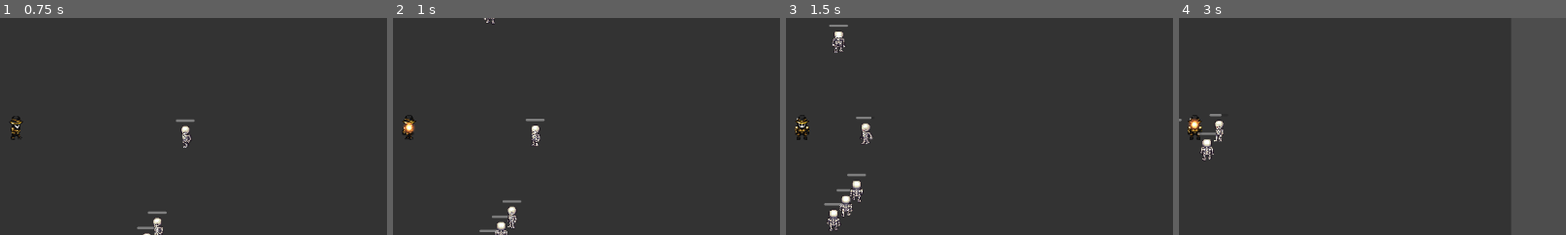
Above: before the commit, frames 1-4 (left to right).
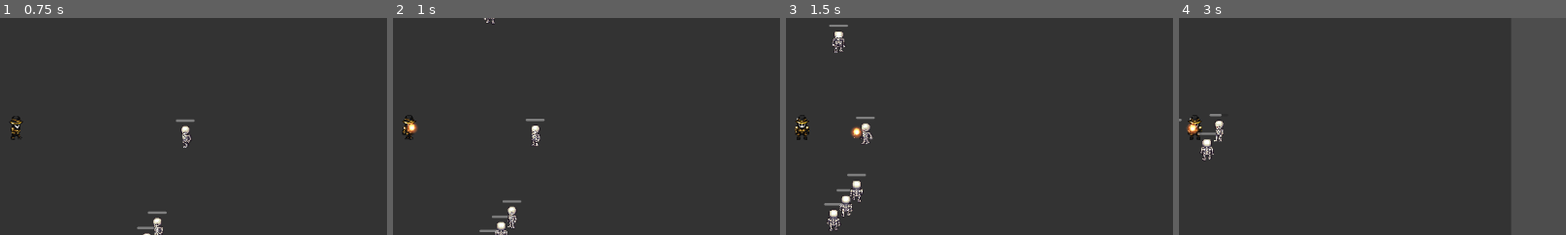
Above: after the commit, the same moments.

Repository: ondrajasnik/RocnikovyProjekt
Game: Godot game, scene res://scenes/main.tscn
Same seed, same stepped clock (60 frames per second), same inputs: the game is played once before the commit and once after it.
Inputs (mouse positions are % of the whole screen's width and height, from its top left):
- Up to frame 1 (0.75 s): move the mouse to (72, 45) at 0.52 s; hold Right (ui_right) from 0.53 s (still down); click (72, 45) at 0.67 s
- Up to frame 2 (1 s): keep holding Right (ui_right)
- Up to frame 3 (1.5 s): release Right (ui_right) at 1.25 s; drag from (30, 55) to (49, 17) at 1.27 s
- Up to frame 4 (3 s): move the mouse to (60, 28) at 2.02 s; hold Right (ui_right) 2.03-2.75 s; drag from (45, 70) to (42, 38) at 2.77 s
The pictures show only the part of the screen within x 48-98%, y 25-75%; the shares and areas given below are measured in that part.

Frame 1 is identical in both runs. In frame 2, 0.1% of the frame differs, in the area x 2-7%, y 48-54%; in frame 3, 0.1%; in frame 4, 0.2%, in the area x 2-6%, y 45-54%.

Commit message:
Add projectile homing system and fix duplicate kills bug

Diff:
--- a/scripts/enemy.gd
+++ b/scripts/enemy.gd
@@ -22,6 +22,7 @@
 var player = null
 var attack_timer: float = 0.0
 var is_attacking: bool = false
+var is_dead: bool = false  # PŘIDÁNO - zabráni duplikátům kills
 
 # Načti scénu orbu
 var orb_scene = preload("res://scenes/orb.tscn")
@@ -51,6 +52,9 @@
 	attack_speed = base_attack_speed * difficulty_multiplier
 
 func _physics_process(delta):
+	if is_dead:  # PŘIDÁNO - pokud je mrtvý, nedělej nic
+		return
+
 	# Pokus najít hráče, pokud není nastaven
 	if not player:
 		player = get_tree().root.find_child("PlayerMage", true, false)
@@ -127,6 +131,9 @@
 		is_attacking = false
 
 func take_damage(amount):
+	if is_dead:  # PŘIDÁNO - pokud už je mrtvý, ignoruj další damage
+		return
+
 	current_hp -= amount
 	_update_health_bar()
 
@@ -148,9 +155,14 @@
 	_apply_difficulty()
 
 func die():
+	if is_dead:  # PŘIDÁNO - pokud už zemřel, nevolej znovu
+		return
+
+	is_dead = true  # PŘIDÁNO - označ jako mrtvý
+
 	print("Enemy died!")
 
-	# Přičti kill hráči
+	# Přičti kill hráči - POUZE JEDNOU
 	if player and is_instance_valid(player) and player.has_method("add_kill"):
 		player.add_kill()
 
@@ -162,10 +174,10 @@
 	var exp_orb = orb_scene.instantiate()
 	exp_orb.position = global_position
 	exp_orb.set_orb_type(exp_orb.OrbType.EXP, int(10 * difficulty_multiplier))
-	get_parent().add_child(exp_orb)
+	get_parent().call_deferred("add_child", exp_orb)  # PŘIDÁNO call_deferred
 
 	# Gold orb
 	var gold_orb = orb_scene.instantiate()
 	gold_orb.position = global_position + Vector2(randf_range(-20, 20), randf_range(-20, 20))
 	gold_orb.set_orb_type(gold_orb.OrbType.GOLD, int(5 * difficulty_multiplier))
-	get_parent().add_child(gold_orb)
+	get_parent().call_deferred("add_child", gold_orb)  # PŘIDÁNO call_deferred
--- a/scripts/mage.gd
+++ b/scripts/mage.gd
@@ -121,48 +121,60 @@
 		_shoot_projectiles()
 
 func _shoot_projectiles():
-	# Najdi nejbližšího nepřítele v dosahu
-	var nearest_enemy = _find_nearest_enemy()
-
-	if not nearest_enemy:
+	# Najdi nejbližší nepřátele (tolik kolik máme projektilů)
+	var nearest_enemies = _find_nearest_enemies(projectile_count)
+
+	if nearest_enemies.size() == 0:
 		return  # Žádný nepřítel v dosahu
 
-	# Směr k nepříteli
-	var direction_to_enemy = (nearest_enemy.global_position - global_position).normalized()
-
-	# Vystřel projectile_count projektilů
+	# Vystřel projektil na každého nepřítele
 	for i in range(projectile_count):
 		var projectile = projectile_scene.instantiate()
 		projectile.position = global_position
 
-		# Pokud je víc projektilů, rozestři je do vějíře
-		var angle_offset = 0.0
-		if projectile_count > 1:
-			var spread_angle = 30.0  # Úhel rozestupu ve stupních
-			angle_offset = (i - (projectile_count - 1) / 2.0) * spread_angle
-
-		projectile.direction = direction_to_enemy.rotated(deg_to_rad(angle_offset))
+		# Pokud máme dost nepřátel, každý projektil jde na jiného
+		var target_enemy = nearest_enemies[i % nearest_enemies.size()]
+		var direction_to_enemy = (target_enemy.global_position - global_position).normalized()
+
+		projectile.direction = direction_to_enemy
+		projectile.target_enemy = target_enemy  # NOVÉ - přiřaď cíl
 		projectile.damage = damage
 		projectile.lifesteal_percent = lifesteal
 		projectile.owner_mage = self
 		projectile.scale = Vector2(projectile_size, projectile_size)
 		get_parent().add_child(projectile)
 
-func _find_nearest_enemy():
+func _find_nearest_enemies(count: int) -> Array:
 	var enemies = get_tree().get_nodes_in_group("enemies")
-	var nearest_enemy = null
-	var nearest_distance = attack_range
-
+	var valid_enemies = []
+
+	# Filtruj platné nepřátele v dosahu
 	for enemy in enemies:
 		if not is_instance_valid(enemy):
 			continue
 
 		var distance = global_position.distance_to(enemy.global_position)
-		if distance < nearest_distance:
-			nearest_distance = distance
-			nearest_enemy = enemy
-
-	return nearest_enemy
+		if distance <= attack_range:
+			valid_enemies.append({
+				"enemy": enemy,
+				"distance": distance
+			})
+
+	# Seřaď podle vzdálenosti (nejbližší první)
+	valid_enemies.sort_custom(func(a, b): return a.distance < b.distance)
+
+	# Vrať jen enemy objekty (max 'count' nepřátel)
+	var result = []
+	for i in range(min(count, valid_enemies.size())):
+		result.append(valid_enemies[i].enemy)
+
+	return result
+
+func _find_nearest_enemy():
+	var enemies = _find_nearest_enemies(1)
+	if enemies.size() > 0:
+		return enemies[0]
+	return null
 
 func _regenerate_hp(delta):
 	current_hp = min(current_hp + hp_regen * delta, max_hp)
--- a/scripts/projectile.gd
+++ b/scripts/projectile.gd
@@ -1,36 +1,38 @@
 extends Area2D
 
-var speed: float = 400.0
-var direction: Vector2 = Vector2.RIGHT
-var damage: int = 10
-var lifesteal_percent: float = 0.0
+var direction = Vector2.RIGHT
+var speed = 350.0
+var damage = 10
+var lifetime = 3.0
+var lifesteal_percent = 0.0
 var owner_mage = null
 
-@onready var sprite = $Sprite2D
-@onready var lifetime_timer = $Lifetime
+# NOVÉ - tracking systém
+var target_enemy = null
+var homing_strength = 5.0  # Síla navádění (vyšší = ostřejší zatáčky)
 
 func _ready():
     body_entered.connect(_on_body_entered)
-    lifetime_timer.timeout.connect(_on_lifetime_timeout)
 
-    # Rotace fireballu podle směru letu
-    rotation = direction.angle()
+func _process(delta):
+    # Pokud máme cíl a je stále platný, sleduj ho
+    if target_enemy and is_instance_valid(target_enemy):
+        var desired_direction = (target_enemy.global_position - global_position).normalized()
+        direction = direction.lerp(desired_direction, homing_strength * delta).normalized()
 
-func _physics_process(delta):
     position += direction * speed * delta
 
+    lifetime -= delta
+    if lifetime <= 0:
+        queue_free()
+
 func _on_body_entered(body):
-    # Kontrola, zda zasáhl nepřítele
     if body.is_in_group("enemies"):
-        if body.has_method("take_damage"):
-            body.take_damage(damage)
+        body.take_damage(damage)
 
-            # Lifesteal - vrať HP vlastníkovi
-            if owner_mage and owner_mage.has_method("heal"):
-                var heal_amount = damage * lifesteal_percent
-                owner_mage.heal(heal_amount)
+        # Lifesteal - vrať HP hráči
+        if owner_mage and lifesteal_percent > 0:
+            var heal_amount = damage * lifesteal_percent
+            owner_mage.heal(heal_amount)
 
-            queue_free()  # Zničí projektil po zásahu
-
-func _on_lifetime_timeout():
-    queue_free()  # Zničí projektil po 3 sekundách
+        queue_free()
